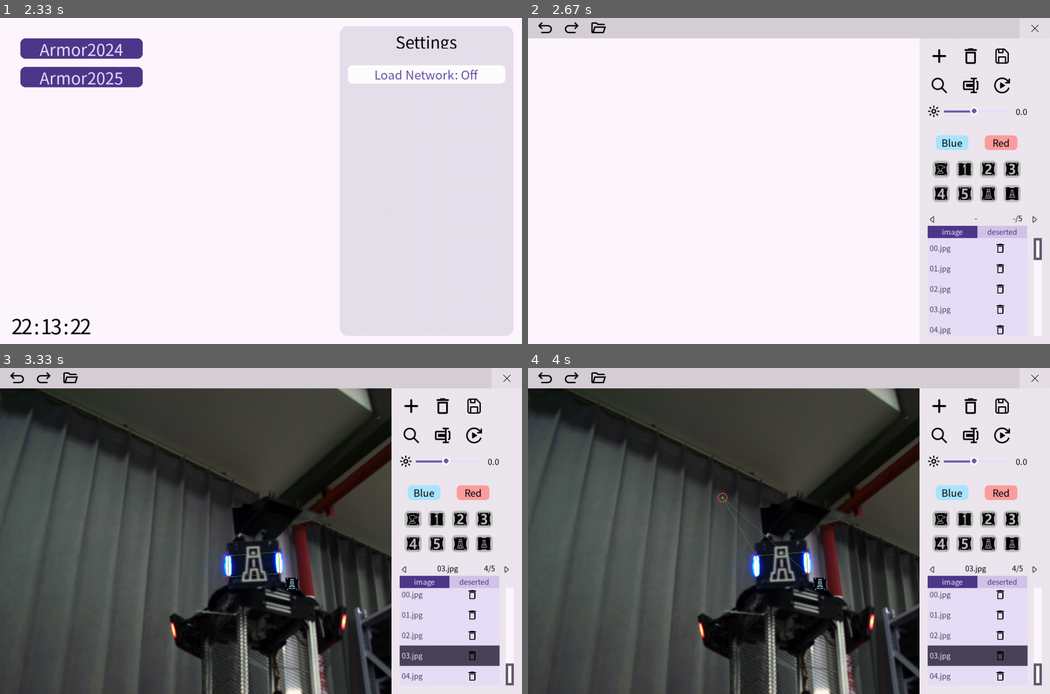
Above: before the commit, frames 1-4 (two rows, left to right).
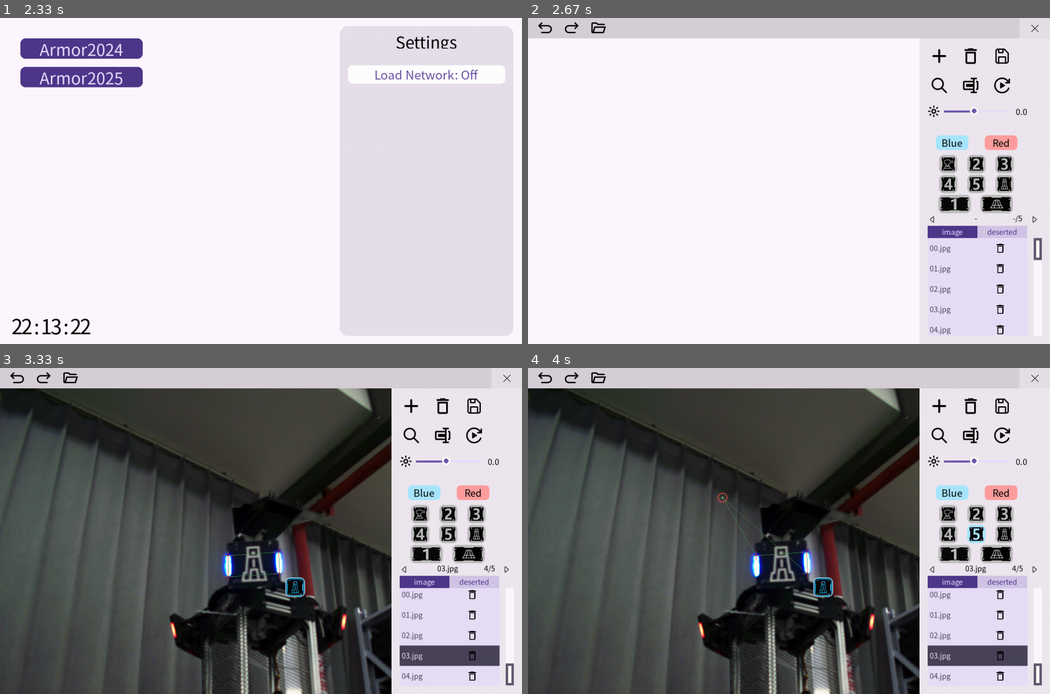
Above: after the commit, the same moments.

Repository: EclidFundgue/PyLabelRoboMaster
Game: pygame game, started from start.py
Two runs of this game, one before a commit and one after it. Both use one fixed random seed, a clock stepped at 60 frames per second and the inputs below.
Inputs (mouse positions are in pixels of both pictures, inside the frame that each line leads up to):
- Up to frame 1 (2.33 s): press the mouse at (428, 40) at 0.37 s; move the mouse to (401, 60) at 0.47 s; release the mouse at (375, 79) at 0.6 s; right-click (313, 249) at 1.72 s
- Up to frame 2 (2.67 s): press the mouse at (611, 47) at 2.53 s; move the mouse to (658, 161) at 2.63 s
- Up to frame 3 (3.33 s): release the mouse at (182, 625) at 2.77 s; click (401, 566) at 2.88 s; press the mouse at (401, 566) at 3.2 s; move the mouse to (261, 599) at 3.3 s
- Up to frame 4 (4 s): release the mouse at (653, 632) at 3.43 s; press the mouse at (976, 534) at 3.53 s; move the mouse to (867, 583) at 3.63 s; release the mouse at (757, 632) at 3.77 s; press the mouse at (757, 576) at 3.87 s; move the mouse to (721, 498) at 3.97 s

Frame 1 is identical in both runs. In frame 2, 2.3% of the frame differs, in the area x 77-95%, y 41-60%; in frame 3, 2.5%; in frame 4, 2.5%, in the area x 54-95%, y 41-71%.

Commit message:
Improve icon. Delete useless resources.

Diff:
--- a/src/tasks/armor24/armor_type_select.py
+++ b/src/tasks/armor24/armor_type_select.py
@@ -52,7 +52,6 @@
         self.type_id = type_id
         self.on_click = ui.utils.getCallable(on_click)
 
-        color_theme = ui.color.LightColorTheme()
         self.bg_color_blue = (169, 230, 255) # selected
         self.bg_color_red = (255, 158, 158) # selected
         self.bg_color_gray = (190, 190, 190) # normal
@@ -90,7 +89,7 @@
             surface,
             bg_color,
             (x_start, y_start, self.w, self.h),
-            self.w // 4
+            self.h // 4
         )
 
         icon_w, icon_h = self.icon.get_size()
@@ -119,18 +118,22 @@
         color_bar_h = h // 4
         color_button_y = 8
         color_button_h = color_bar_h - 2 * color_button_y
-        type_button_size = min(
-            w // (7 + 4 * 3),
-            h // (4 + 2 * 3)
-        ) * 3
-        type_pixel_w = (w - 4 * type_button_size) // 7
-        type_pixel_h = (h - color_bar_h - 2 * type_button_size) // 4
+        type_button_size = min(w // 17, h // 14) * 3
+        type_width = [
+            type_button_size,
+            1.79 * type_button_size,
+            type_button_size,
+            type_button_size,
+            type_button_size,
+            type_button_size,
+            type_button_size,
+            1.79 * type_button_size,
+        ]
 
         # Create objects
         color_bar = ui.components.RectContainer(
             w, color_bar_h, 0, 0
         )
-
         def _set_color_blue():
             _type_id = self.cls_id % 8
             self.cls_id = _type_id
@@ -168,22 +171,32 @@
             w, h-color_bar_h, 0, color_bar_h
         )
         prefix = './resources/armor_icons'
-        def _load_image(image: Union[str, pygame.Surface]) -> pygame.Surface:
-            return ui.utils.loadImage(
+        type_image_path = [
+            'sentry.png', '1.png',
+            '2.png', '3.png',
+            '4.png', '5.png',
+            'outpost.png', 'base1.png'
+        ]
+        type_icons = [
+            ui.utils.loadImage(
                 img=os.path.join(prefix, image),
-                w=type_button_size-10,
+                w=width-10,
                 h=type_button_size-10,
                 smooth_scale=True
-            )
-        type_icons = [
-            _load_image('sentry.png'),
-            _load_image('1.png'),
-            _load_image('2.png'),
-            _load_image('3.png'),
-            _load_image('4.png'),
-            _load_image('5.png'),
-            _load_image('outpost.png'),
-            _load_image('base1.png'),
+            ) for image, width in zip(type_image_path, type_width)
+        ]
+        pw1 = (w - 3 * type_button_size) // 6 # pixel witdh on line 1, 2
+        pw2 = (w - 3.57 * type_button_size) // 5 # pixel witdh on line 3
+        ph = (h - color_bar_h - 3 * type_button_size) // 5
+        type_pos = [
+            (2*pw1, ph), # sentry(small)
+            (2*pw2, 3*ph + 2*type_button_size), # 1(big)
+            (3*pw1 + type_button_size, ph), # 2(small)
+            (4*pw1 + 2*type_button_size, ph), # 3(small)
+            (2*pw1, 2*ph + type_button_size), # 4(small)
+            (3*pw1 + type_button_size, 2*ph + type_button_size), # 5(small)
+            (4*pw1 + 2*type_button_size, 2*ph + type_button_size), # outpost(small)
+            (3*pw2 + 1.79*type_button_size, 3*ph + 2*type_button_size), # base(big)
         ]
         def on_type_button_click(type_id: int) -> None:
             for i in range(8):
@@ -196,10 +209,10 @@
             self.on_select(self.cls_id)
         self.type_buttons = [
             TypeButton(
-                w=type_button_size,
+                w=type_width[i],
                 h=type_button_size,
-                x=2 * type_pixel_w + (i % 4) * (type_button_size + type_pixel_w),
-                y=type_pixel_h + (i // 4) * (type_button_size + type_pixel_h),
+                x=type_pos[i][0],
+                y=type_pos[i][1],
                 icon=type_icons[i],
                 type_id=i,
                 on_click=on_type_button_click
--- a/src/tasks/armor24/icon.py
+++ b/src/tasks/armor24/icon.py
@@ -1,4 +1,5 @@
 import os
+from typing import Tuple
 
 import pygame
 
@@ -11,37 +12,43 @@
     ArmorIcon(cls_id)
     '''
     IMG_CLASSES = None # 8 classes
-    IMG_LIGHTS = None # blue, red
-    BACKGROUND_COLORS = None # normal, active, selected
 
     def __init__(self, cls_id: int):
-        prefix = './resources/armor_icons'
-
         if ArmorIcon.IMG_CLASSES is None:
+            prefix = './resources/armor_icons'
             filenames = [
-                'sentry.png', '1.png', '2.png', '3.png',
-                '4.png', '5.png', 'outpost.png', 'base1.png'
+                'sentry.png', '1.png',
+                '2.png', '3.png',
+                '4.png', '5.png',
+                'outpost.png', 'base1.png'
             ]
             ArmorIcon.IMG_CLASSES = [
-                ui.utils.loadImage(os.path.join(prefix, filename), 32, 32)
-                for filename in filenames
+                ui.utils.loadImage(
+                    img=os.path.join(prefix, filename),
+                    w=40,
+                    h=40
+                ) for filename in filenames
             ]
 
-        if ArmorIcon.IMG_LIGHTS is None:
-            ArmorIcon.IMG_LIGHTS = [
-                ui.utils.loadImage(os.path.join(prefix, 'bg_blue.png'),32, 32),
-                ui.utils.loadImage(os.path.join(prefix, 'bg_red.png'), 32, 32),
+        self.bg_color_frames = [
+            (255, 255, 255),    # normal
+            (255, 255, 255),    # hover
+            (0, 255, 0)         # selected
+        ]
+        self.bg_colors = [
+            [ # color = 0, blue
+                (24, 136, 182),                     # normal
+                ui.color.light((24, 136, 182), 3),  # hover
+                ui.color.light((24, 136, 182), 8)   # selected
+            ],
+            [ # color = 1, red
+                (219, 73, 34),                      # normal
+                ui.color.light((219, 73, 34), 3),   # hover
+                ui.color.light((219, 73, 34), 8),   # selected
             ]
+        ]
 
-        if ArmorIcon.BACKGROUND_COLORS is None:
-            color_theme = ui.color.LightColorTheme()
-            ArmorIcon.BACKGROUND_COLORS = [
-                color_theme.OnPrimaryContainer,
-                ui.color.light(color_theme.OnPrimaryContainer, 5),
-                ui.color.light(color_theme.OnPrimaryContainer, 11)
-            ]
-
-        super().__init__(*self.IMG_CLASSES[0].get_size(), cls_id)
+        super().__init__(48, 48, cls_id)
 
     def setCanvasView(self, scale, view_x, view_y):
         super().setCanvasView(scale, view_x, view_y)
@@ -49,9 +56,22 @@
         self.y = int(self._y * scale - view_y + 10)
 
     def draw(self, surface: pygame.Surface, x_start: int, y_start: int) -> None:
-        surface.fill(self.BACKGROUND_COLORS[self.label_state])
-        surface.blit(self.IMG_LIGHTS[self.cls_id // 8], (x_start, y_start))
-        surface.blit(self.IMG_CLASSES[self.cls_id % 8], (x_start, y_start))
+        ui.utils.drawRoundedRect(
+            surface = surface,
+            color = self.bg_color_frames[self.label_state],
+            rect = (x_start, y_start, self.w, self.h),
+            radius = self.h // 4
+        )
+        ui.utils.drawRoundedRect(
+            surface = surface,
+            color = self.bg_colors[self.cls_id // 8][self.label_state],
+            rect = (x_start + 1, y_start + 1, self.w - 2, self.h - 2),
+            radius = (self.h - 2) // 4
+        )
+        surface.blit(
+            self.IMG_CLASSES[self.cls_id % 8],
+            (x_start + 4, y_start + 4)
+        )
 
 def getIcon(kpt, cls_id) -> ArmorIcon:
     icon = ArmorIcon(cls_id)
Binary file removed: resources/README/1.png
Binary file removed: resources/armor_icons/bg_blue.png
Binary file removed: resources/armor_icons/bg_red.png
Binary file removed: resources/clock/0.png
Binary file removed: resources/clock/1.png
Binary file removed: resources/clock/2.png
Binary file removed: resources/clock/3.png
Binary file removed: resources/clock/4.png
Binary file removed: resources/clock/5.png
Binary file removed: resources/clock/6.png
Binary file removed: resources/clock/7.png
Binary file removed: resources/clock/8.png
(and 9 more such lines)
